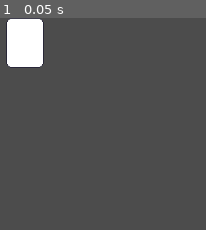
Above: before the commit, frame 1.
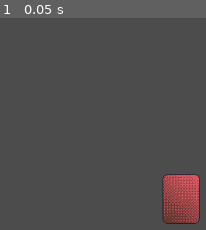
Above: after the commit, the same moment.

Repository: Kibibibit/windmills-arcade
Game: Godot game, scene res://scenes/Root.tscn
Same seed, same stepped clock (60 frames per second), same inputs: the game is played once before the commit and once after it.
Inputs:
- Up to frame 1 (0.05 s): no input

The runs differ from the first frame. In frame 1, 8.3% of the frame differs, in the area x 2-98%, y 0-98%.

Commit message:
Fixed value sprite not rendering

Diff:
--- a/scripts/components/Piece.gd
+++ b/scripts/components/Piece.gd
@@ -6,6 +6,7 @@
 func _ready():
 	sprite = Sprite.new()
 	sprite.centered = false
+	sprite.z_index = 0
 	.add_child(sprite)
 
 func _process(_delta):
--- a/scripts/components/card/PlayingCard.gd
+++ b/scripts/components/card/PlayingCard.gd
@@ -1,7 +1,5 @@
 class_name PlayingCard
 extends Card
-
-var suit_sprite: Array
 
 
 var suit: int
@@ -12,17 +10,21 @@
 func _ready():
 	value_sprite = Sprite.new()
 	value_sprite.centered = false
-	.add_child(sprite)
+	value_sprite.z_index = 1
 	value_sprite.texture = .get_texture(._get_parent().card_suit_value_to_sprite_code(suit,value))
+	#_draw_values()
+	add_child(value_sprite)
 
-func _init(front_sprite:String,back_sprite:String,_suit:int,_value:int).(front_sprite,back_sprite,true):
+func _init(front_sprite:String,back_sprite:String,_suit:int,_value:int).(front_sprite,back_sprite,false):
 	suit=_suit
 	value=_value
 
+func _draw_values():
+	if (value_sprite.visible != self._face_up):
+		value_sprite.visible = self._face_up
+		.update()
 
 func _process(_delta):
+	value_sprite.position = self.position
 	._process(_delta)
-	if (value_sprite.visible != self._face_up):
-		print(!self._face_up)
-		value_sprite.visible = self._face_up
-		.update()
+	_draw_values()
--- a/scripts/games/Sawayama.gd
+++ b/scripts/games/Sawayama.gd
@@ -26,6 +26,8 @@
 
 	self.load_resources()
 	var card =  PlayingCard.new("card-front","card-back",0,1)
+	card.position.x = 100
+	card.position.y = 100
 	add_child(card)
 
 
--- a/scripts/utils/PlayingCardParent.gd
+++ b/scripts/utils/PlayingCardParent.gd
@@ -5,5 +5,4 @@
 var _suit_names: Array
 
 func card_suit_value_to_sprite_code(suit: int, value: int):
-	print("%s%d" % [_suit_names[suit],value])
 	return "%s%d" % [_suit_names[suit],value]
